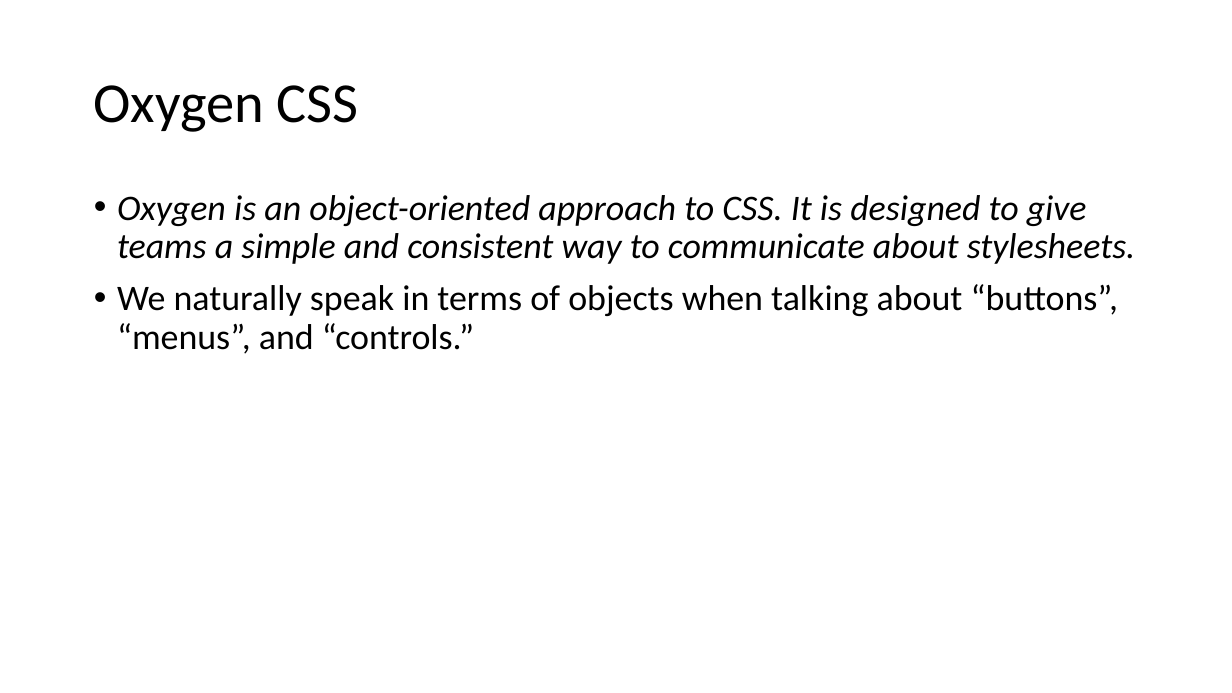
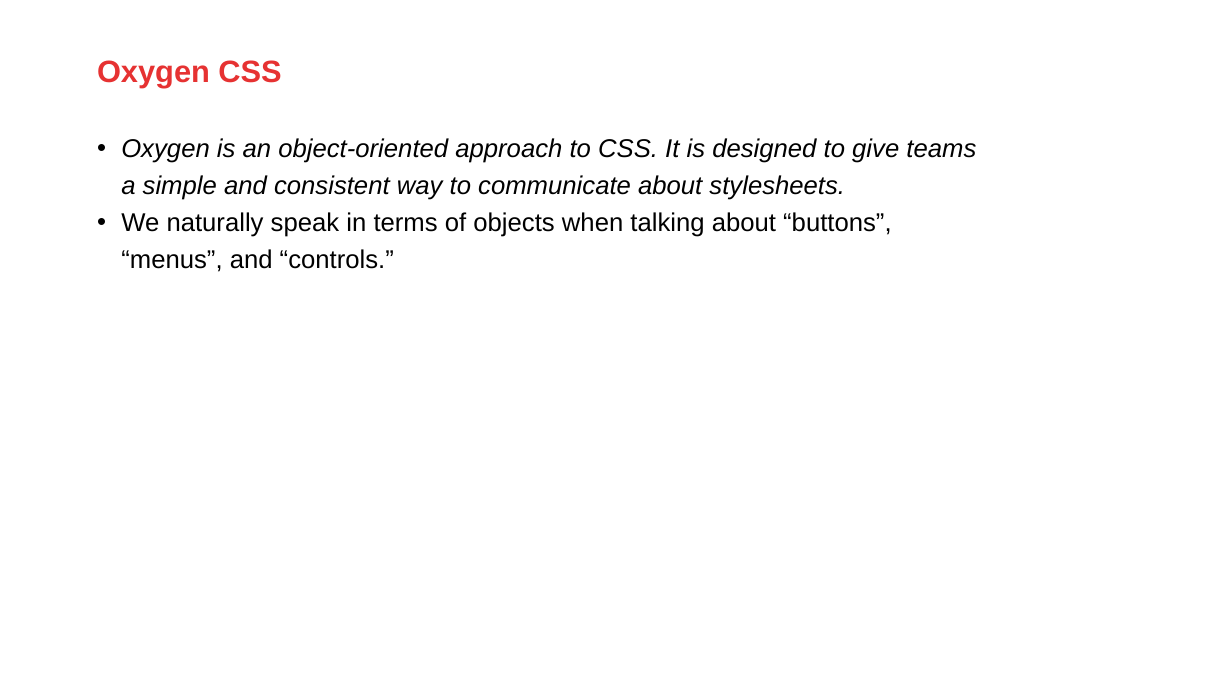
Before and after one commit to AMIS-Services/sig-css-architecture, a slide deck: slide 27 of SIG_CSS_Architecture.pptx. Drawn at 1232x693 pixels with LibreOffice and Linux fonts; fonts in the diff are those of the drawing; background and template pictures are left out. Boxes give left, top, right and bottom in pixels: in the first picture for what was removed or moved away, otherwise in the second. Text is boxed around its words. In the diff, an @@ line names an element or a change of style, - is before the commit and + after.

```diff
--- a/SIG_CSS_Architecture.pptx
+++ b/SIG_CSS_Architecture.pptx
@@ title "Oxygen CSS": place and size @@
-title "Oxygen CSS" at (94, 85, 359, 132)
+title "Oxygen CSS" at (97, 60, 281, 87)
@@ title "Oxygen CSS" at (97, 60, 281, 87): size 44 to 24 pt, font Calibri to Arial, text colour #000000 to #E63232, bold on; line spacing 0.9 to 0.85 @@
@@ text "Oxygen is an object-oriented approach ...": place and size @@
-text "Oxygen is an object-oriented approach ..." at (117, 195, 1136, 354)
+text "Oxygen is an object-oriented approach ..." at (121, 138, 976, 272)
@@ text "Oxygen is an object-oriented approach ..." at (121, 138, 976, 272): size 28 to 20 pt, font Calibri to Arial; indent changed; line spacing 0.9 to 1.2; less space between paragraphs @@
```
Also in this commit, not shown: 18 other slides changed, 1 slide added, 1 slide removed.
